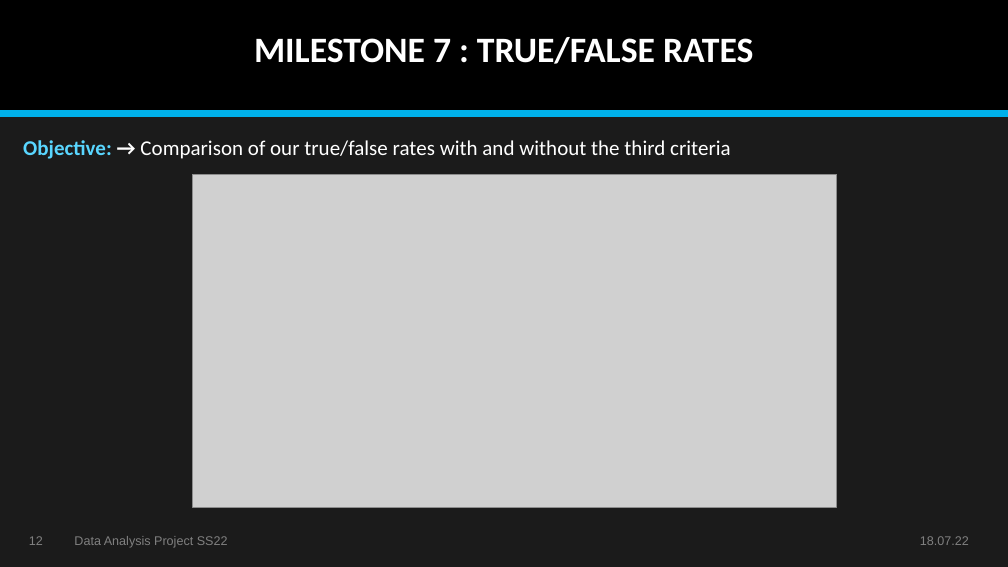
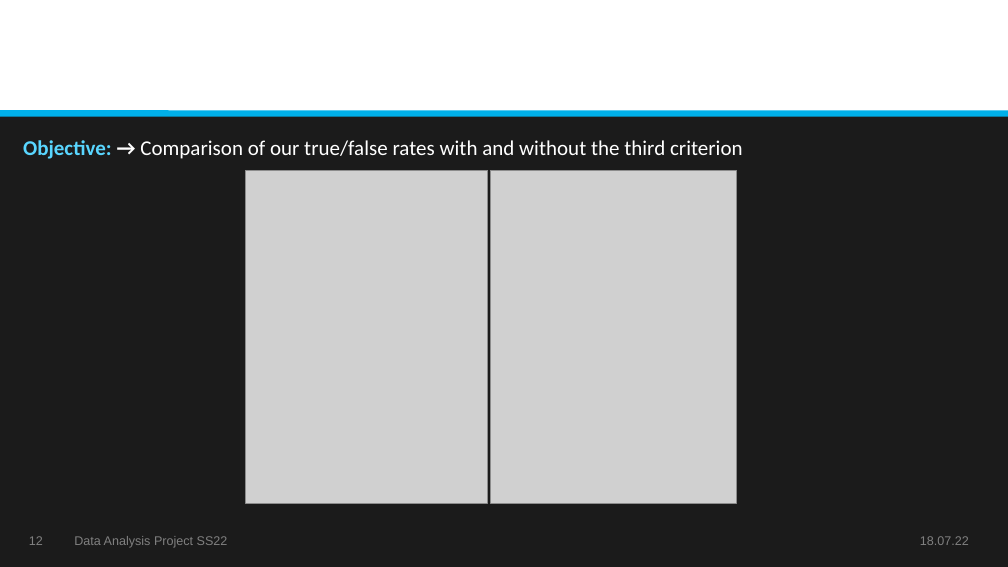
Before and after one commit to datascience-mobi-2022/2022-topic-03-team-04, a slide deck: slide 12 of final/Data Analysis Project SS22_Final Presentation_Topic 3_Team 4.pptx. Drawn at 1008x567 pixels with LibreOffice and Linux fonts; fonts in the diff are those of the drawing; grey boxes stand for pictures. Boxes give left, top, right and bottom in pixels: in the first picture for what was removed or moved away, otherwise in the second. Text is boxed around its words. In the diff, an @@ line names an element or a change of style, - is before the commit and + after.

Commit message:
Presentation Spelling Check

```diff
--- a/final/Data Analysis Project SS22_Final Presentation_Topic 3_Team 4.pptx
+++ b/final/Data Analysis Project SS22_Final Presentation_Topic 3_Team 4.pptx
@@ rectangle at (x1=0, y1=0, x2=1008, y2=113): fill #000000 to #FFFFFF @@
@@ title removed at (x1=254, y1=37, x2=753, y2=64) @@
-MILESTONE 7 : TRUE/FALSE RATES
@@ text at (x1=23, y1=140, x2=743, y2=159): text changed @@
-Objective: → Comparison of our true/false rates with and without the third criteria
+Objective: → Comparison of our true/false rates with and without the third criterion
@@ picture added at (x1=246, y1=170, x2=488, y2=503) @@
@@ picture resized from (x1=193, y1=174, x2=837, y2=507) to (x1=491, y1=170, x2=737, y2=503) @@
```
Also in this commit, not shown: 14 other slides changed, 6 other files.
